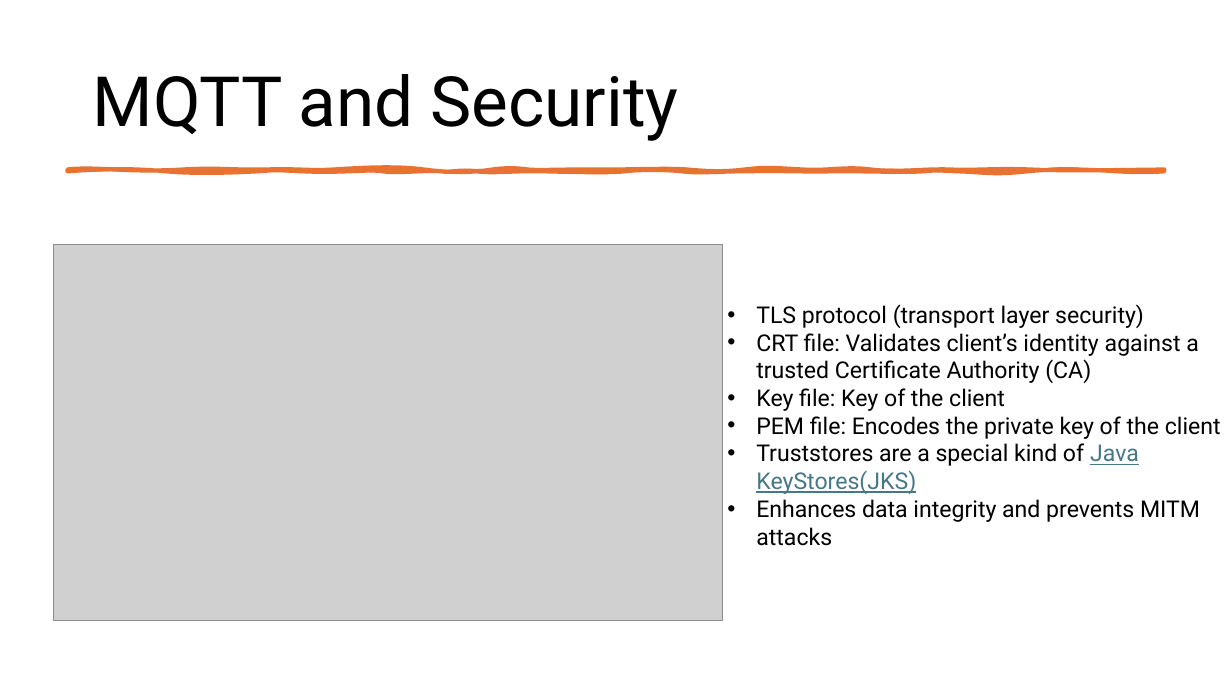
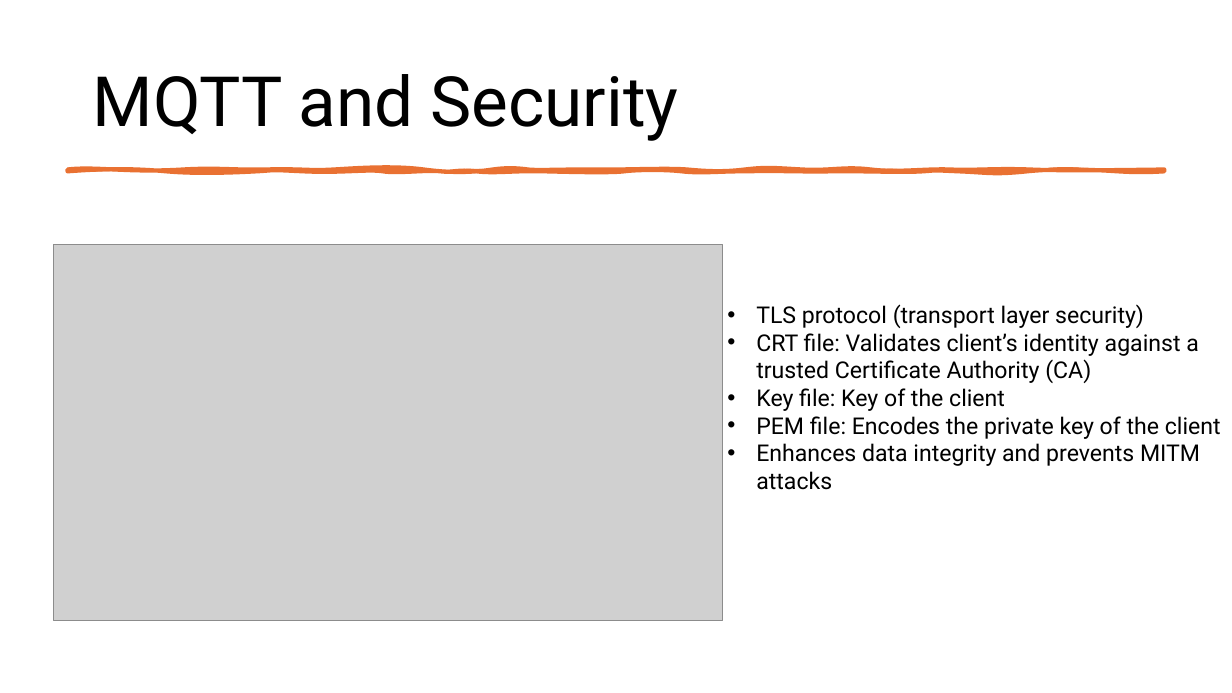
Before and after one commit to RaufPere/RC_CAR_IOT, a slide deck: slide 6 of Documentation/RC_CAR.pptx. Drawn at 1232x693 pixels with LibreOffice and Linux fonts; fonts in the diff are those of the drawing; grey boxes stand for pictures. Boxes give left, top, right and bottom in pixels: in the first picture for what was removed or moved away, otherwise in the second. Text is boxed around its words. In the diff, an @@ line names an element or a change of style, - is before the commit and + after.

Commit message:
added software architecture text in the paper, PPT is updated back to 7segments displays. Miro is also adjusted back again to 7segments.

```diff
--- a/Documentation/RC_CAR.pptx
+++ b/Documentation/RC_CAR.pptx
@@ text at bbox=[756, 443, 1139, 494]: paragraph removed @@
-• Truststores are a special kind of Java KeyStores(JKS)
```
Also in this commit, not shown: 1 other slide changed, 1 other file.
